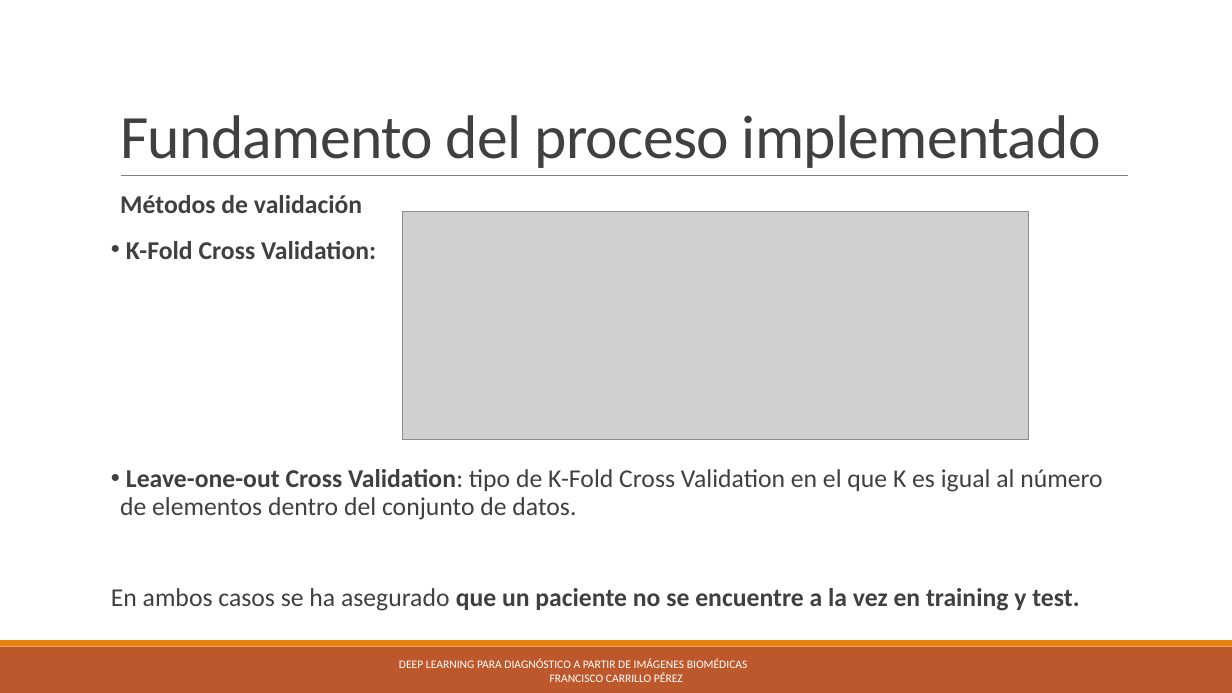
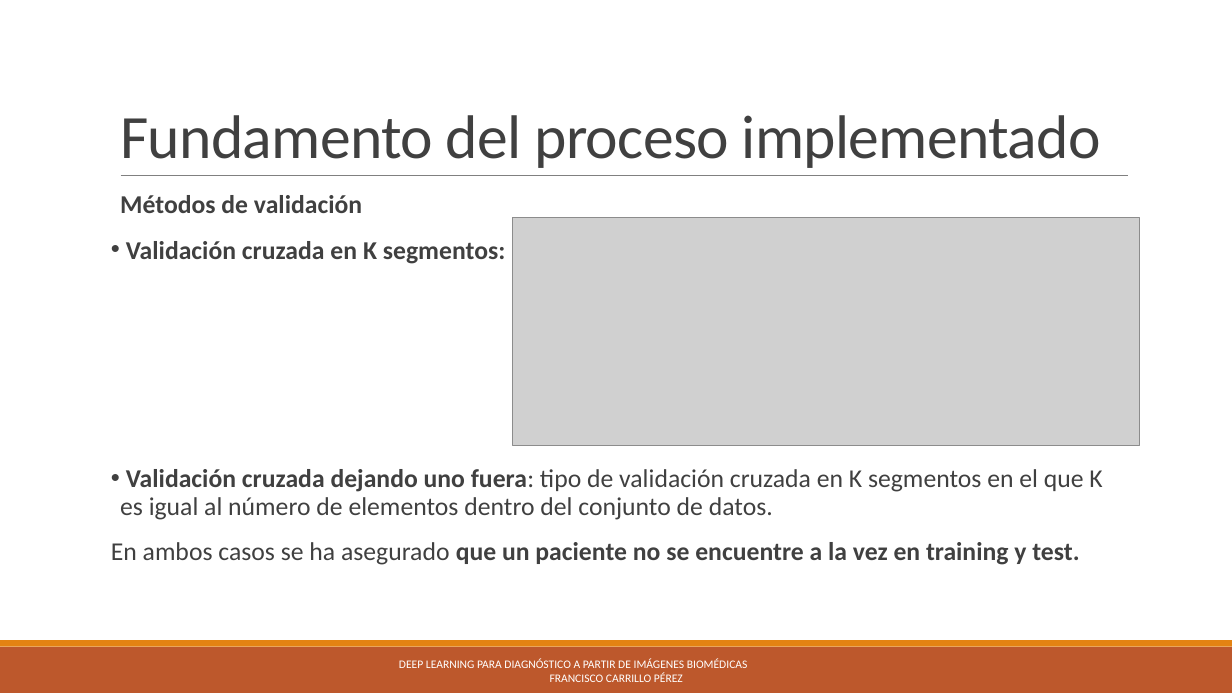
Before and after one commit to pacocp/Deep-Learning-para-diagnostico-a-partir-de-imagenes-Biomedicas, a slide deck: slide 9 of tfgpresentacion.pptx. Drawn at 1232x693 pixels with LibreOffice and Linux fonts; fonts in the diff are those of the drawing; grey boxes stand for pictures. Boxes give left, top, right and bottom in pixels: in the first picture for what was removed or moved away, otherwise in the second. Text is boxed around its words. In the diff, an @@ line names an element or a change of style, - is before the commit and + after.

```diff
--- a/tfgpresentacion.pptx
+++ b/tfgpresentacion.pptx
@@ picture: place and size @@
-picture at <box>402,212,1029,440</box>
+picture at <box>513,218,1140,446</box>
@@ text at <box>120,241,1102,520</box>: text changed @@
-• K-Fold Cross Validation:
-• Leave-one-out Cross Validation: tipo de K-Fold Cross Validation en el que K es igual al número de elementos dentro del conjunto de datos.
+• Validación cruzada en K segmentos:
+• Validación cruzada dejando uno fuera: tipo de validación cruzada en K segmentos en el que K es igual al número de elementos dentro del conjunto de datos.
```
Also in this commit, not shown: 14 other slides changed, 1 slide added.
